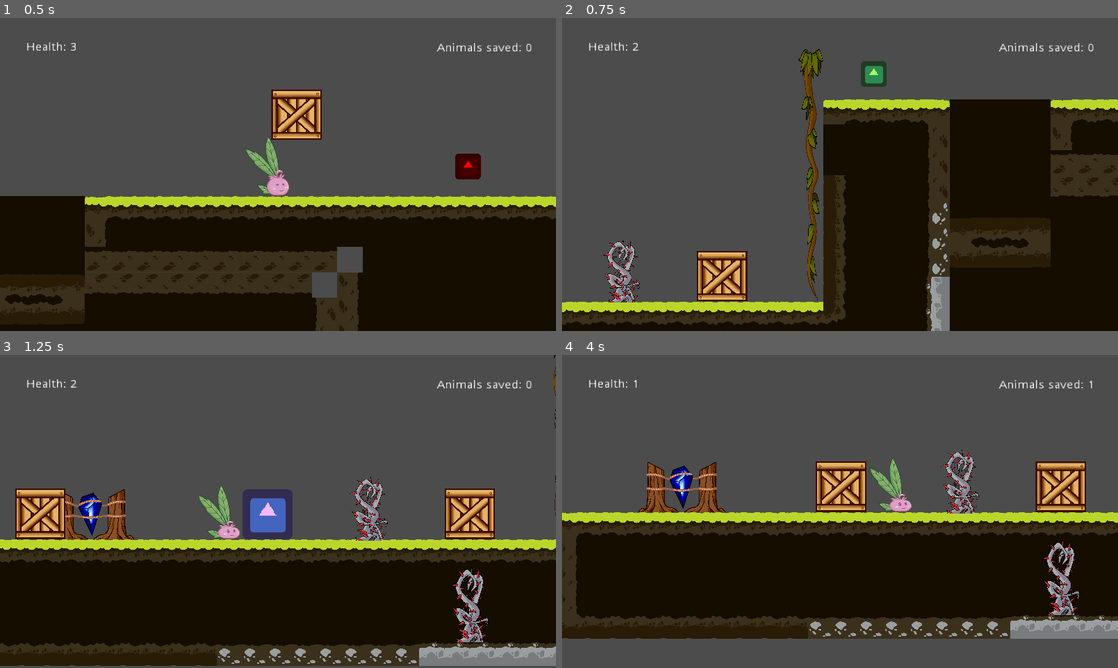
Above: before the commit, frames 1-4 (two rows, left to right).
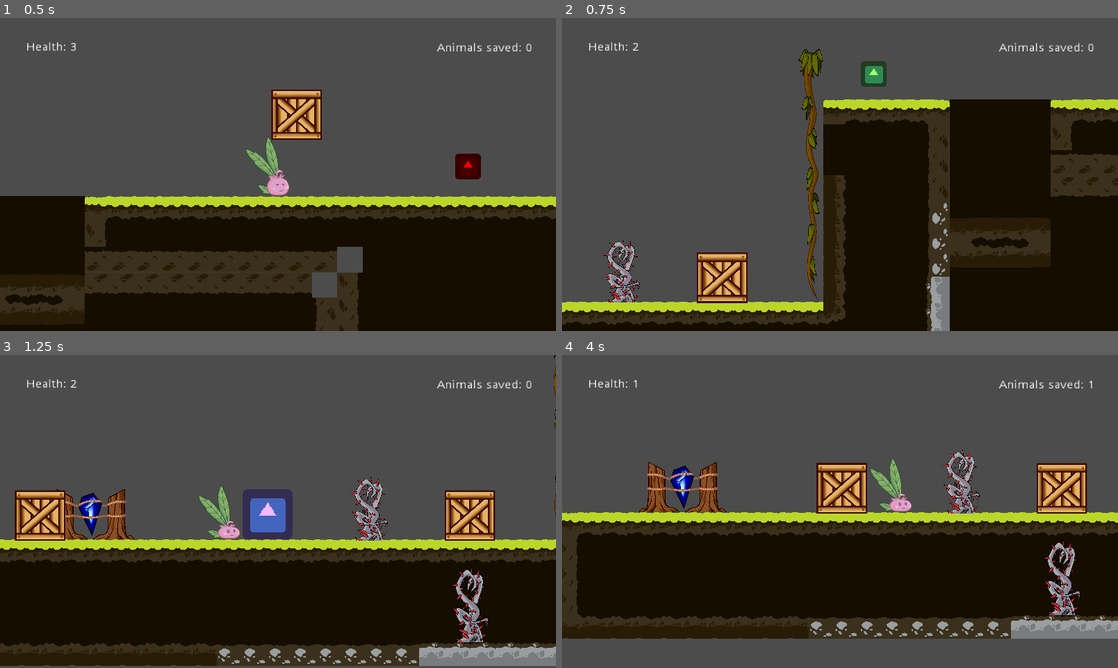
Above: after the commit, the same moments.

Repository: DamianKoch1/OnionsAdventure
Game: Godot game, scene res://Levels/Prototype 0.tscn
Same seed, same stepped clock (60 frames per second), same inputs: the game is played once before the commit and once after it. The engine's default icon, where the game draws it, is replaced by a stand-in: a white triangle on a blue panel in a dark square.
Inputs:
- Up to frame 1 (0.5 s): no input
- Up to frame 2 (0.75 s): hold Right (ui_right) from 0.53 s (still down); tap E (push) at 0.6 s
- Up to frame 3 (1.25 s): keep holding Right (ui_right); tap Space (jump) at 0.77 s
- Up to frame 4 (4 s): tap E (push) every 0.75 s from 1.35 to 3.6 s; tap Space (jump) at 1.52, 3.02, 3.77 s; release Right (ui_right) at 2.03 s; hold Left (ui_left) 2.03-2.78 s; hold Right (ui_right) from 2.78 s (still down)

Frame 1 is identical in both runs. In frame 2, 0.8% of the frame differs, in the area x 24-34%, y 74-92%; in frame 3, 1.7%; in frame 4, 4.3%, in the area x 0-100%, y 30-91%.

Commit message:
fixed box not being pushable while on platform moving up

Diff:
--- a/Levels/Level 2.tscn
+++ b/Levels/Level 2.tscn
@@ -30,7 +30,7 @@
 custom_solver_bias = 0.0
 extents = Vector2( 10, 10 )
 
-[node name="Level 2" instance=ExtResource( 1 )]
+[node name="Level 2" index="0" instance=ExtResource( 1 )]
 
 _sections_unfolded = [ "Transform" ]
 
@@ -195,7 +195,7 @@
 
 [node name="Box3" parent="." index="18" instance=ExtResource( 10 )]
 
-position = Vector2( 2280, -660 )
+position = Vector2( 2304, -736 )
 
 [node name="moving Platform3" parent="." index="19" instance=ExtResource( 2 )]
 
--- a/Levels/Prototype 0.tscn
+++ b/Levels/Prototype 0.tscn
@@ -34,7 +34,7 @@
 "points": PoolVector2Array( 0, 0, 0, 0, -80.5574, 170.197, 0, 0, 0, 0, -80.5574, 170.197, 0, 0, 0, 0, -80.5574, 170.197, 0, 0, 0, 0, 93.5848, 168.866, 0, 0, 0, 0, 102.868, 71.1767, 0, 0, 0, 0, -36.7438, 12.451, 0, 0, 0, 0, -147.547, 99.9855, 0, 0, 0, 0, -80.5574, 170.197 )
 }
 
-[node name="Prototype 0" type="Node" index="0"]
+[node name="Prototype 0" type="Node"]
 
 [node name="Goal" parent="." index="0" instance=ExtResource( 1 )]
 
--- a/Objects/Box/Box.gd
+++ b/Objects/Box/Box.gd
@@ -15,14 +15,14 @@
 
 func _physics_process(delta):
 	rayUpdate()
+	motion.y += gravity
 	damageCD = max(damageCD - delta, 0)
 	if isPushed == true:
 		motion.x = player.motion.x
-		if abs(player.motion.y) >= 25 || abs(motion.y) >= 25:
+		if abs(player.motion.y) > 60 || abs(motion.y) > 60:
 			isPushed = false
 	else:
 		motion.x = lerp(motion.x, 0, brakeSpeed)
-	motion.y += gravity
 	motion = move_and_slide(motion)
 
 func _on_Area2D_body_entered(body):
--- a/Objects/Box/Box.tscn
+++ b/Objects/Box/Box.tscn
@@ -1,12 +1,7 @@
-[gd_scene load_steps=7 format=2]
+[gd_scene load_steps=6 format=2]
 
 [ext_resource path="res://Objects/Box/Box.gd" type="Script" id=1]
 [ext_resource path="res://Objects/Box/asset_wooden_box_1.png" type="Texture" id=2]
-
-[sub_resource type="RectangleShape2D" id=1]
-
-custom_solver_bias = 0.0
-extents = Vector2( 32, 32 )
 
 [sub_resource type="RectangleShape2D" id=2]
 
@@ -39,11 +34,12 @@
 texture = ExtResource( 2 )
 _sections_unfolded = [ "Visibility" ]
 
-[node name="CollisionShape2D" type="CollisionShape2D" parent="." index="1"]
+[node name="CollisionShape2D" type="CollisionPolygon2D" parent="." index="1"]
 
-position = Vector2( 0, 5.35284 )
-scale = Vector2( 1, 0.847062 )
-shape = SubResource( 1 )
+position = Vector2( 0.0623041, 5.94025 )
+scale = Vector2( 2.98546, 2.43116 )
+build_mode = 0
+polygon = PoolVector2Array( -10.4521, -10.892, -10.457, 7.66693, 0.0262405, 10.035, 10.3693, 7.70999, 10.3768, -10.8459 )
 
 [node name="Area2D" type="Area2D" parent="." index="2"]
 
